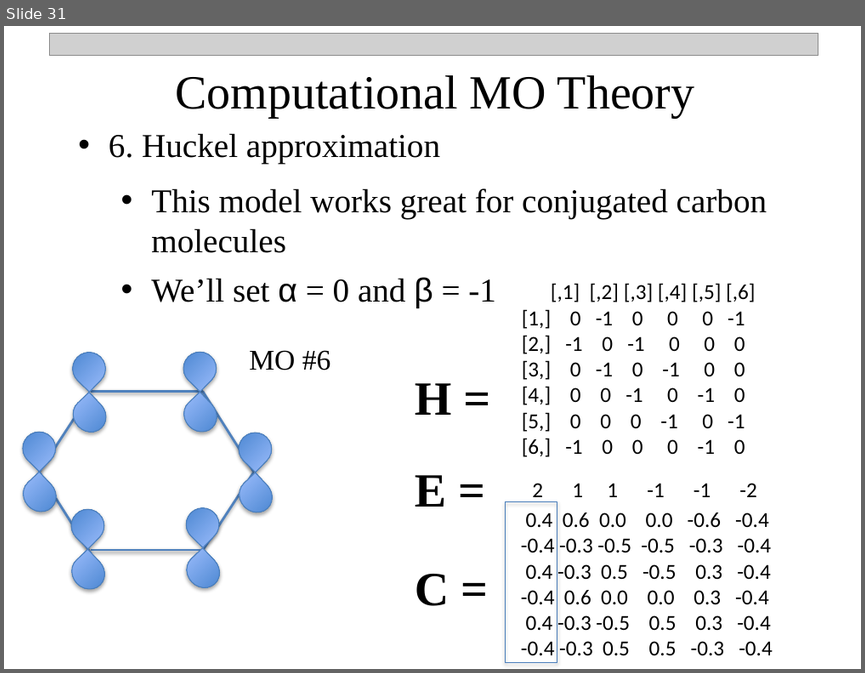
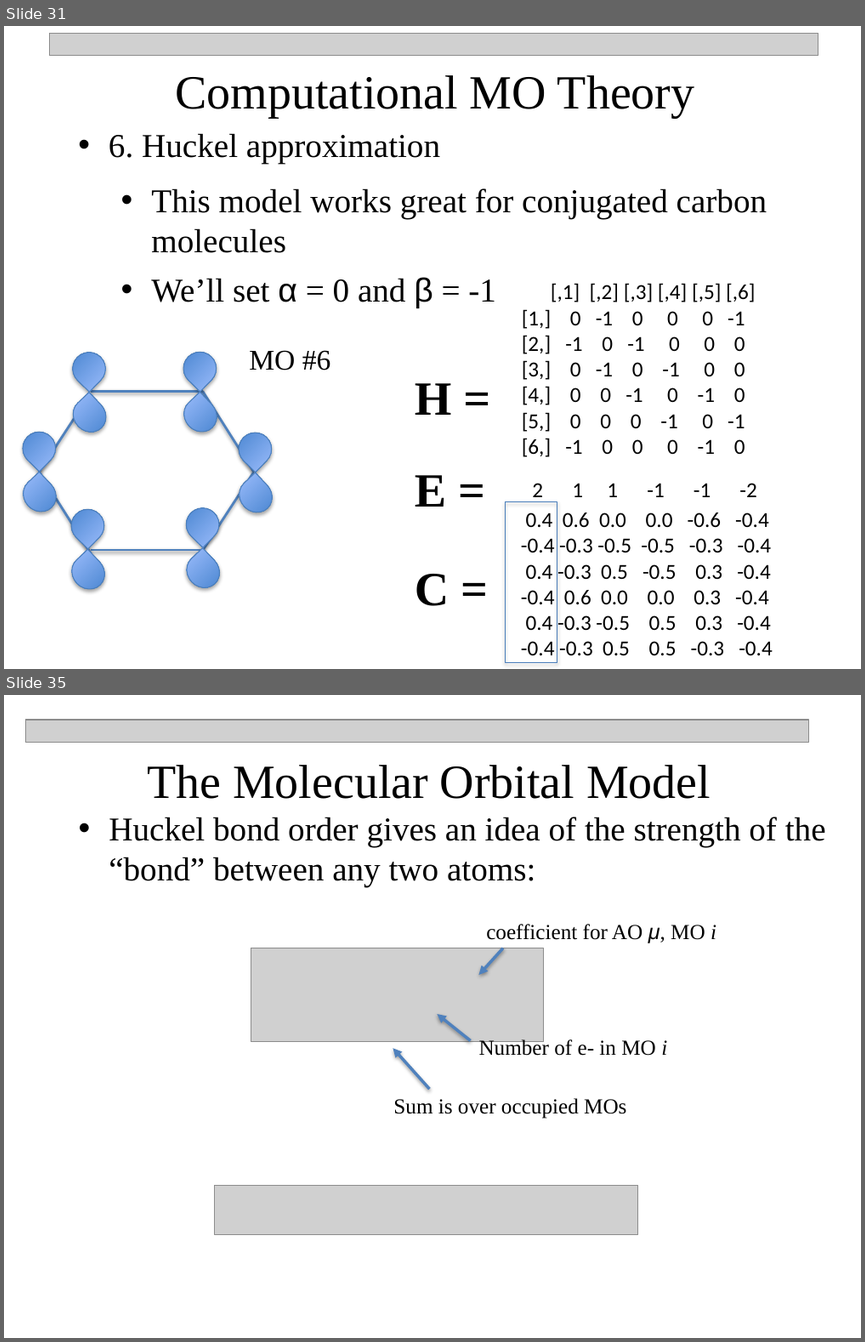
Before and after one commit to npetraco/CHE302, a slide deck: Notes/9_MO_Theory.pptx. Shown one above the other, each under a label of ours: slide 31 before the commit, slides 31 and 35 after it; the slides between them are not shown. The pictures are 865x673 and 865x1342 pixels, drawn with LibreOffice and Linux fonts; fonts in the diff are those of the drawing; grey boxes stand for pictures. Boxes give left, top, right and bottom in pixels: in the first picture for what was removed or moved away, otherwise in the second. Text is boxed around its words. In the diff, an @@ line names an element or a change of style, - is before the commit and + after.

```diff
--- a/Notes/9_MO_Theory.pptx
+++ b/Notes/9_MO_Theory.pptx
@@ slide 35 added at box(4, 695, 861, 1338), background #FFFFFF @@
@@ picture added at box(25, 720, 808, 743) @@
@@ text added at box(147, 765, 710, 799), 40 pt, text #000000 @@
+The Molecular Orbital Model
@@ text added at box(109, 817, 826, 886), 28 pt, text #000000 @@
+  • Huckel bond order gives an idea of the strength of the “bond” between any two atoms:
@@ text added at box(486, 924, 716, 943), 18 pt, text #000000 @@
+coefficient for AO μ, MO i
@@ picture added at box(251, 947, 544, 1041) @@
@@ arrow added from (503, 947) to (478, 975), #4F81BD 2.5 pt @@
@@ arrow added from (470, 1040) to (437, 1014), #4F81BD 2.5 pt @@
@@ arrow added from (429, 1089) to (393, 1048), #4F81BD 2.5 pt @@
@@ text added at box(479, 1038, 667, 1055), 18 pt, text #000000 @@
+Number of e- in MO i
@@ text added at box(393, 1098, 626, 1118), 18 pt, text #000000 @@
+Sum is over occupied MOs
@@ picture added at box(215, 1185, 638, 1234) @@
```
Also in this commit, not shown: 2 slides changed, 3 other slides added, 3 other files.
